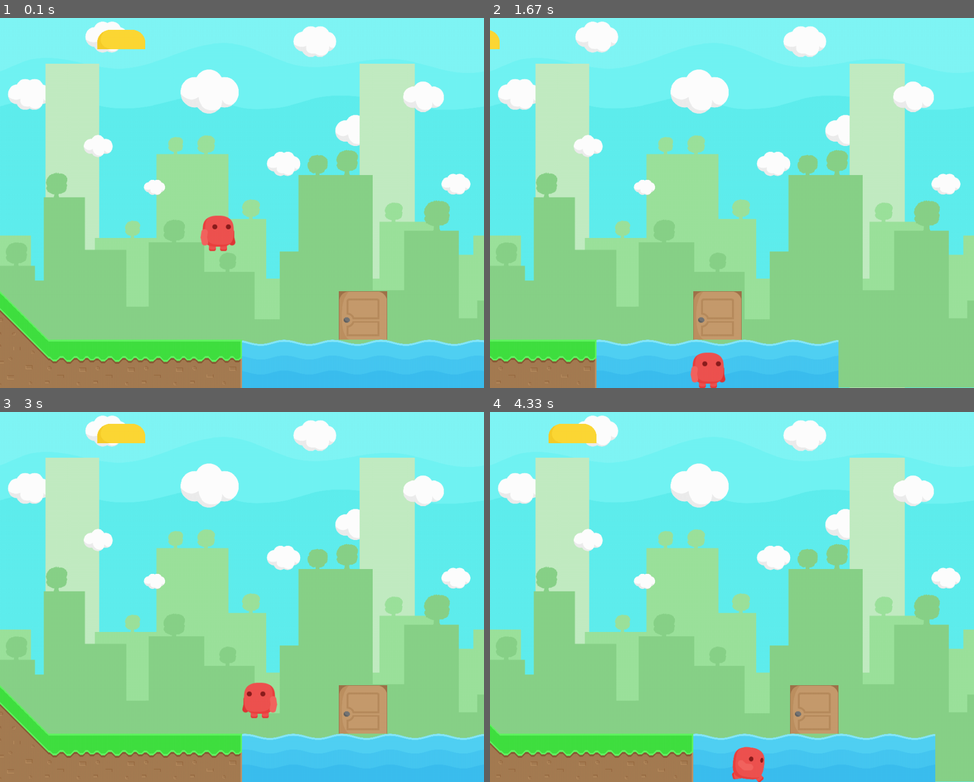
Above: before the commit, frames 1-4 (two rows, left to right).
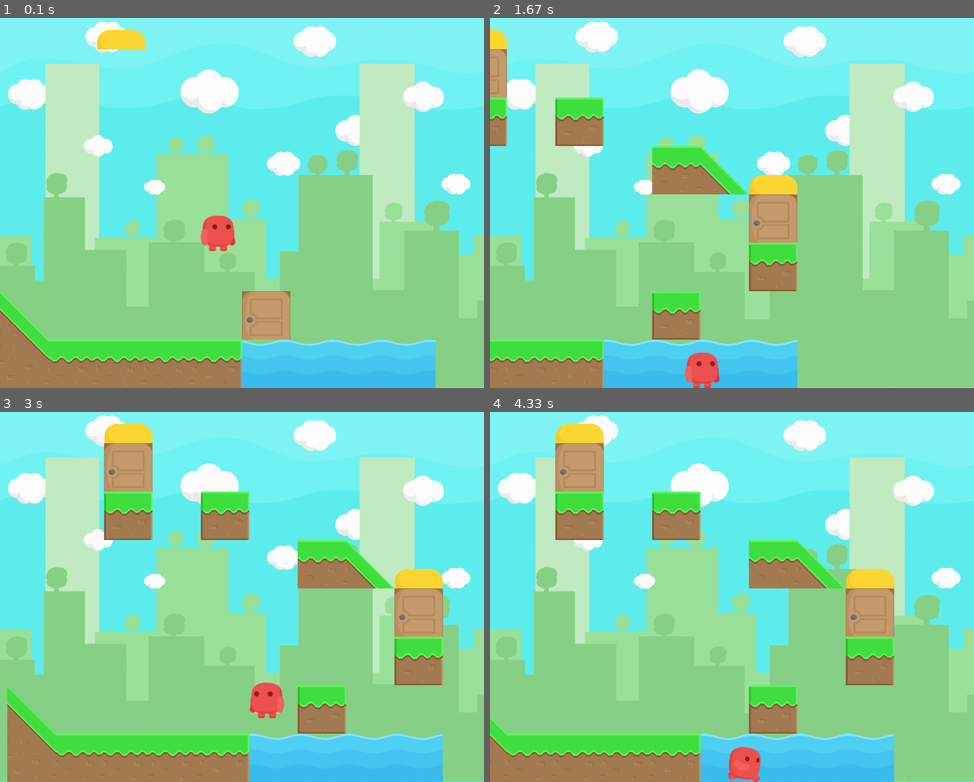
Above: after the commit, the same moments.

Repository: RogiVerakot/platformer-on-pygame
Game: pygame game, started from main.py
Same seed, same stepped clock (60 frames per second), same inputs: the game is played once before the commit and once after it.
Inputs:
- Up to frame 1 (0.1 s): no input
- Up to frame 2 (1.67 s): hold Right 0.33-0.8 s; hold Up 0.83-1.13 s; hold Right 1.17-1.63 s
- Up to frame 3 (3 s): hold Left 1.67-2.2 s; hold Left 2.23-2.63 s; hold Up from 2.67 s (still down)
- Up to frame 4 (4.33 s): release Up at 3.03 s; hold Right 3.07-3.7 s; hold Left 3.73-4.2 s; hold Right from 4.23 s (still down)

The runs differ from the first frame. In frame 1, 3.9% of the frame differs, in the area x 50-100%, y 73-100%; in frame 2, 12%; in frame 3, 15%, in the area x 0-100%, y 3-100%; in frame 4, 14%.

Commit message:
исправил некоторые баги

Diff:
--- a/main.py
+++ b/main.py
@@ -22,8 +22,17 @@
 player = Player(frames_folder_run="res_animation_run", height=73)
 
 wave_animations = [
-    WaveAnimation((x, 750), width=100, height=100)
-    for x in range(550, 951, 100)
+    WaveAnimation((550, 750), width=100, height=100),
+    WaveAnimation((650, 750), width=100, height=100),
+    WaveAnimation((750, 750), width=100, height=100),
+    WaveAnimation((850, 750), width=100, height=100)
+]
+
+wave_animations_2 = [
+    WaveAnimation((550, 750), width=100, height=100),
+    WaveAnimation((650, 750), width=100, height=100),
+    WaveAnimation((750, 750), width=100, height=100),
+    WaveAnimation((850, 750), width=100, height=100)
 ]
 
 def handle_events():
@@ -62,8 +71,12 @@
                 platform.rect.x += move_direction * 5  # 5 - скорость движения
 
         # Двигаем анимации волн тоже
-        for wave in wave_animations:
-            wave.rect.x += move_direction * 5
+        if platforms.level == 0:
+            for wave in wave_animations:
+                wave.rect.x += move_direction * 5
+        elif platforms.level == 1:
+            for wave in wave_animations_2:
+                wave.rect.x += move_direction * 5
 
     if platforms.level == 0:
         if move_direction != 0:
@@ -85,7 +98,7 @@
 
         for door in platforms.doors:
             if player.rect.colliderect(door.rect):
-                platforms.level += 1
+                platforms.level = 1
 
     elif platforms.level == 1:
         for platform in platforms.platforms_2:
@@ -94,14 +107,19 @@
 
         for door in platforms.doors_2:
             if player.rect.colliderect(door.rect):
-                platforms.level -= 1
+                platforms.level = 0
 
     # Границы экрана (теперь проверяем, чтобы игрок не уходил за пределы)
     handle_screen_bounds()
 
     # Обновление анимаций волн
-    for wave in wave_animations:
-        wave.update()
+
+    if platforms.level == 0:
+        for wave in wave_animations:
+            wave.update()
+    elif platforms.level == 1:
+        for wave in wave_animations:
+            wave.update()
 
 def handle_collision(platform):
     if hasattr(platform, 'is_slope') and platform.is_slope:
--- a/platforms.py
+++ b/platforms.py
@@ -58,6 +58,6 @@
 ]
 
 doors_2 = [
-    Door(750, 700),
+    Door(550, 700),
     Door_3(250, 159)
 ]
